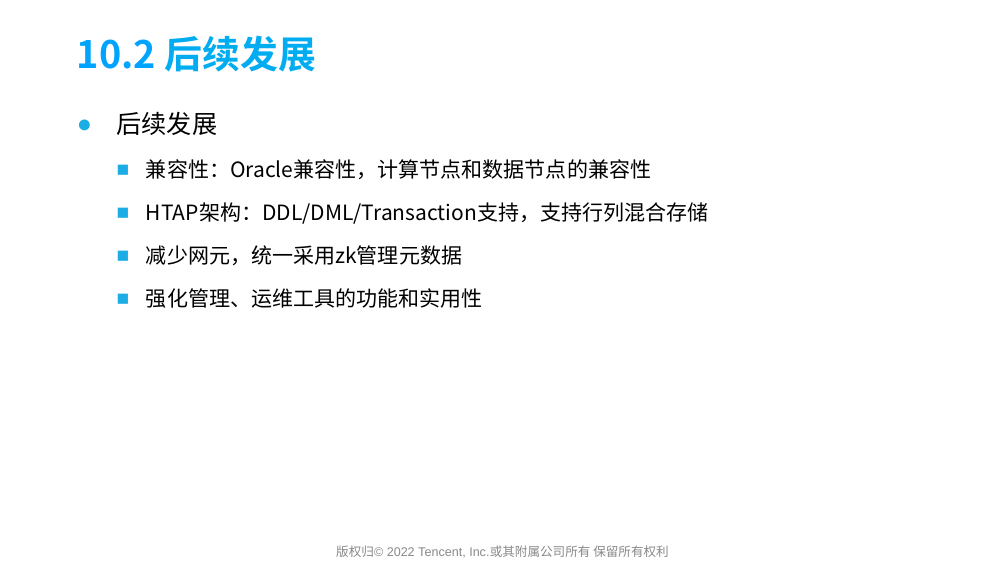
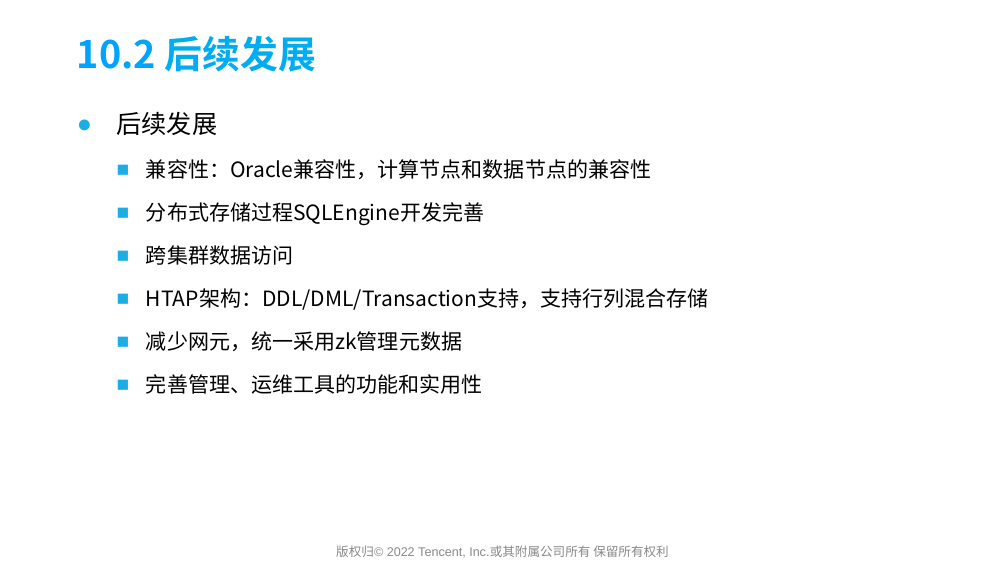
Before and after one commit to yedushusheng/mysql-learning, a slide deck: slide 68 of 28. OLTP/GoldenDB产品简介及架构解析.pptx (slide 67 before the commit). Drawn at 1008x567 pixels with LibreOffice and Linux fonts; fonts in the diff are those of the drawing; background and template pictures are left out. Boxes give left, top, right and bottom in pixels: in the first picture for what was removed or moved away, otherwise in the second. Text is boxed around its words. In the diff, an @@ line names an element or a change of style, - is before the commit and + after.

```diff
--- a/28. OLTP/GoldenDB产品简介及架构解析.pptx
+++ b/28. OLTP/GoldenDB产品简介及架构解析.pptx
@@ text at (146, 202, 484, 265): paragraphs added @@
+  ■ 分布式存储过程SQLEngine开发完善
+  ■ 跨集群数据访问
@@ text at (146, 374, 483, 394): text changed @@
-  ■ 强化管理、运维工具的功能和实用性
+  ■ 完善管理、运维工具的功能和实用性
```
Also in this commit, not shown: 6 other slides changed, 1 slide added.
